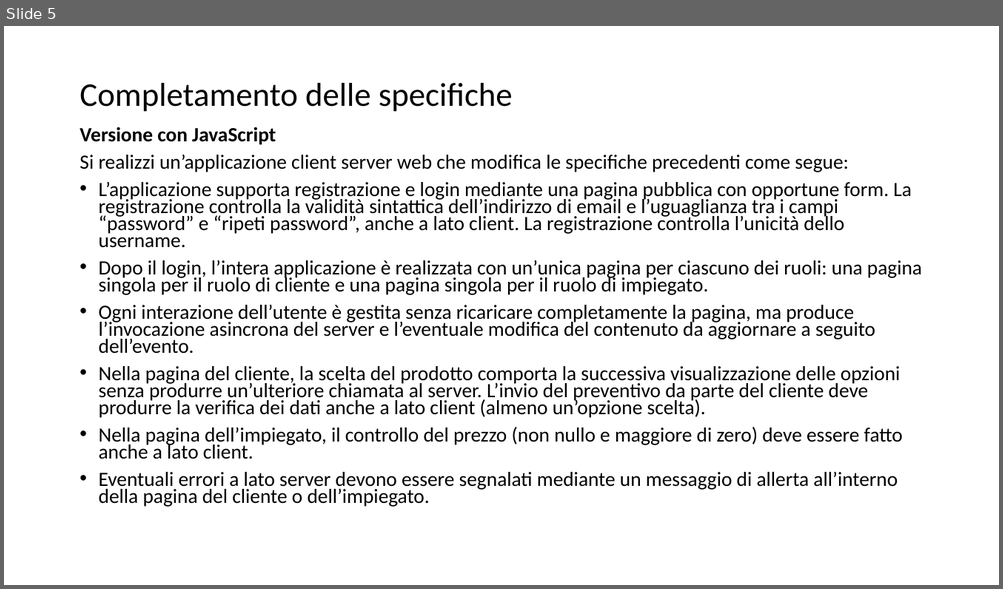
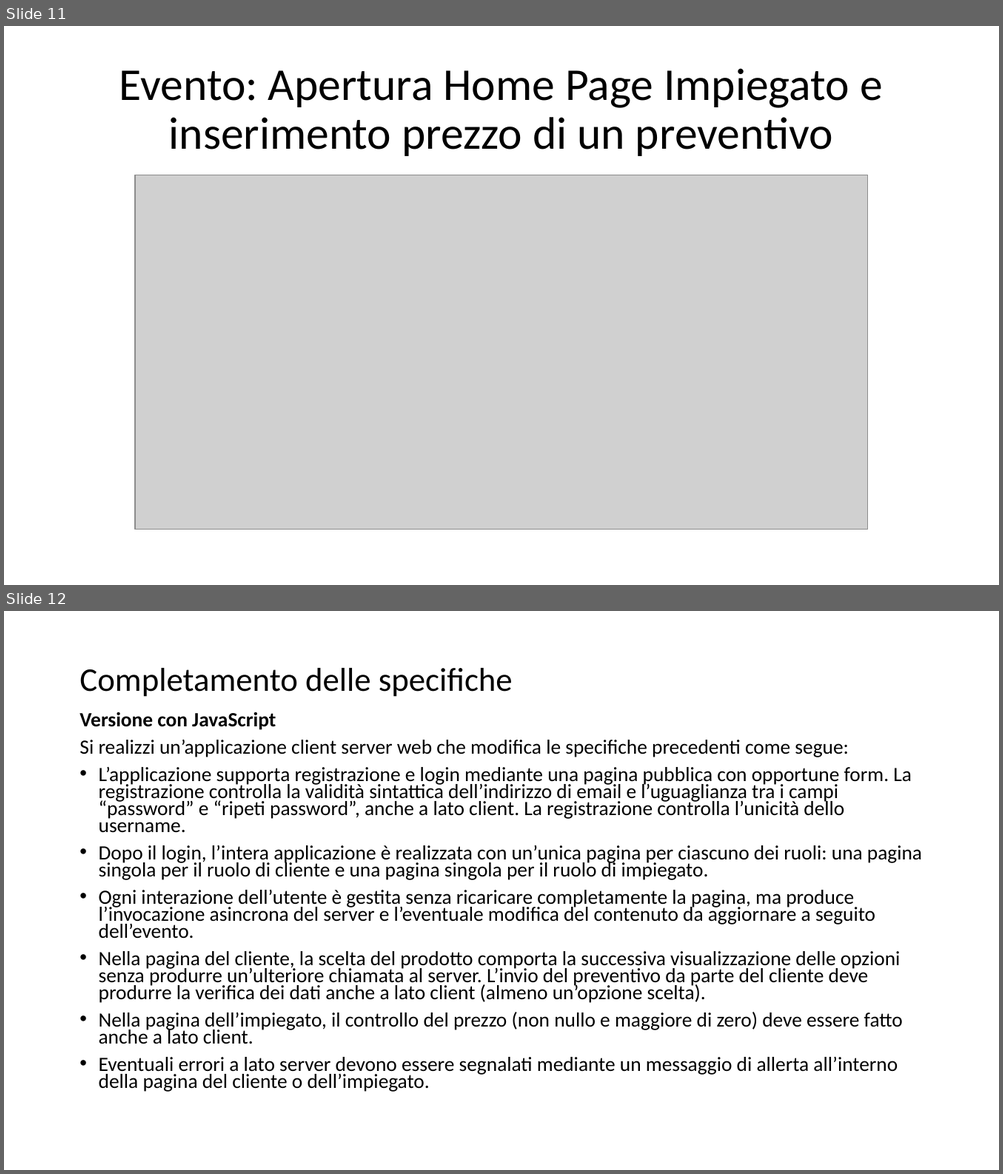
Before and after one commit to riccardopaltrinieri/Quotations-Web-App, a slide deck: Gestione Preventivi.pptx. Shown one above the other, each under a label of ours: slide 5 before the commit, slides 11 and 12 after it. The pictures are 1003x589 and 1003x1174 pixels, drawn with LibreOffice and Linux fonts; fonts in the diff are those of the drawing; grey boxes stand for pictures. Boxes give left, top, right and bottom in pixels: in the first picture for what was removed or moved away, otherwise in the second. Text is boxed around its words. In the diff, an @@ line names an element or a change of style, - is before the commit and + after.

```diff
--- a/Gestione Preventivi.pptx
+++ b/Gestione Preventivi.pptx
@@ slide 11 added at box(4, 26, 999, 585), background #FFFFFF @@
@@ title added at box(119, 68, 882, 156), 44 pt, text #000000 @@
+Evento: Apertura Home Page Impiegato e inserimento prezzo di un preventivo
@@ picture added at box(135, 175, 868, 531) @@
@@ what was slide 5 is now slide 12 @@
```
Also in this commit, not shown: 4 slides changed, 7 other slides added, 16 other files.
